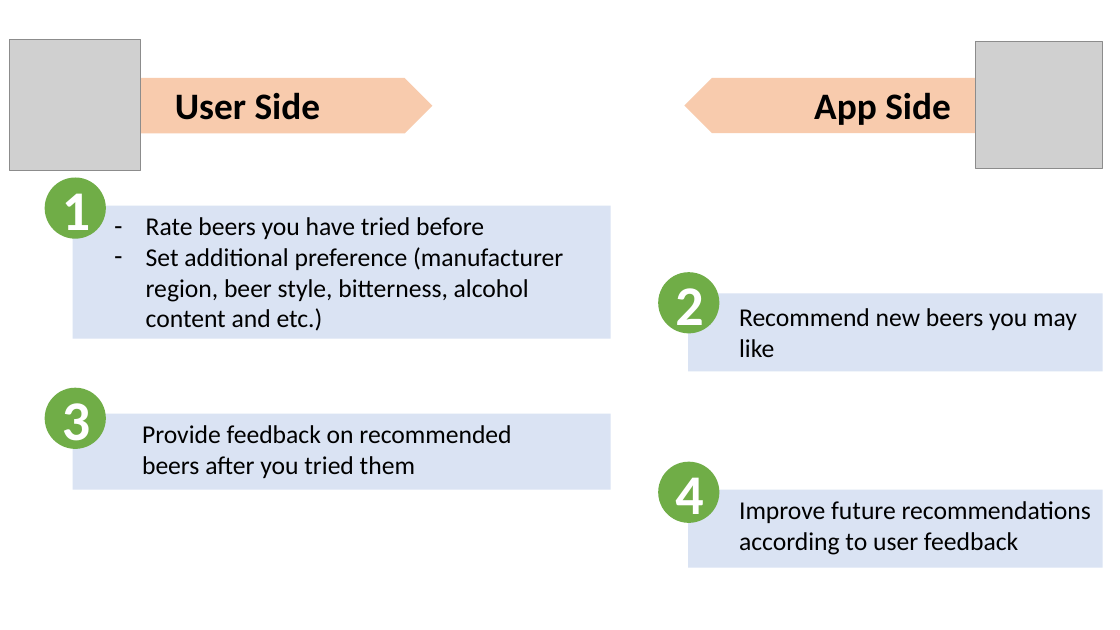
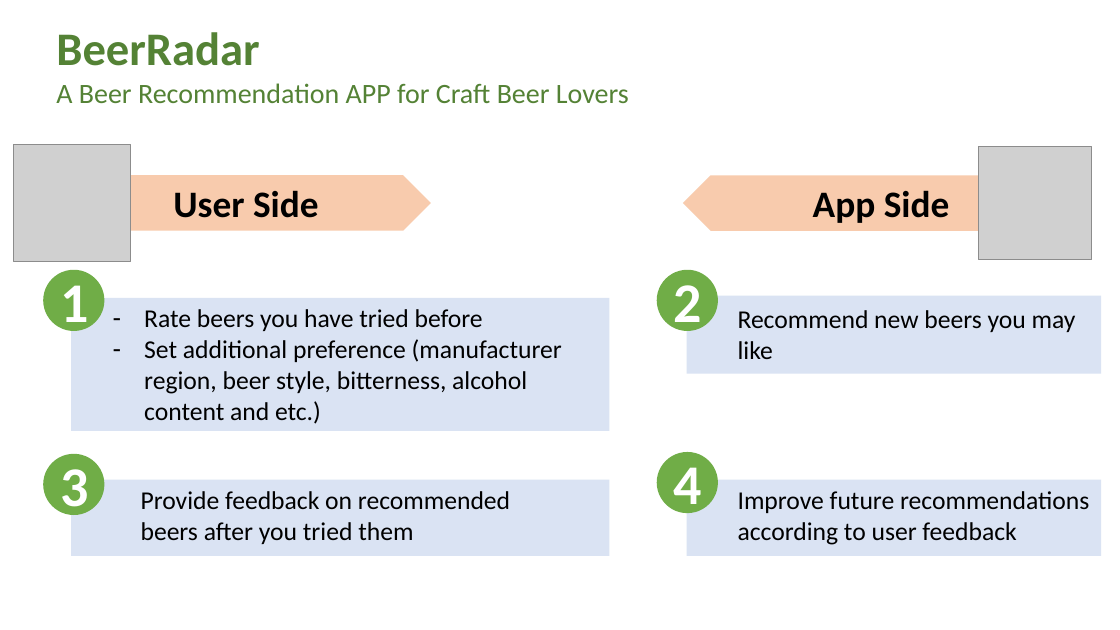
Before and after one commit to yjin910517/data_incubator, a slide deck: slide 5 of presentation.pptx (slide 2 before the commit). Drawn at 1120x630 pixels with LibreOffice and Linux fonts; fonts in the diff are those of the drawing; grey boxes stand for pictures. Boxes give left, top, right and bottom in pixels: in the first picture for what was removed or moved away, otherwise in the second. Text is boxed around its words. In the diff, an @@ line names an element or a change of style, - is before the commit and + after.

```diff
--- a/presentation.pptx
+++ b/presentation.pptx
@@ text added at [56,32,629,103], 24 pt, text #548235 @@
+BeerRadar
+A Beer Recommendation APP for Craft Beer Lovers
@@ picture: place and size @@
-picture at [10,39,141,171]
+picture at [13,145,131,262]
@@ picture: place and size @@
-picture at [976,41,1103,168]
+picture at [979,146,1092,260]
@@ 2 texts, 2 pentagon arrows: place and size @@
-2 texts, 2 pentagon arrows at [106,78,1012,134]
+2 texts, 2 pentagon arrows at [104,176,1010,231]
@@ ellipse "1": place and size @@
-ellipse "1" at [45,177,106,239]
+ellipse "1" at [43,270,104,331]
@@ rectangle: place and size @@
-rectangle at [72,206,611,339]
+rectangle at [71,298,610,431]
@@ text "Rate beers you have tried ...": place and size @@
-text "Rate beers you have tried ..." at [146,217,563,331]
+text "Rate beers you have tried ..." at [144,309,562,424]
@@ 1 ellipse, 1 text, 1 rectangle: place and size @@
-1 ellipse, 1 text, 1 rectangle at [45,388,611,490]
+1 ellipse, 1 text, 1 rectangle at [43,454,610,556]
@@ 1 text, 1 ellipse, 1 rectangle: place and size @@
-1 text, 1 ellipse, 1 rectangle at [659,462,1102,568]
+1 text, 1 ellipse, 1 rectangle at [657,452,1101,556]
```
Also in this commit, not shown: 1 other slide changed, 8 slides added, 6 other files.
